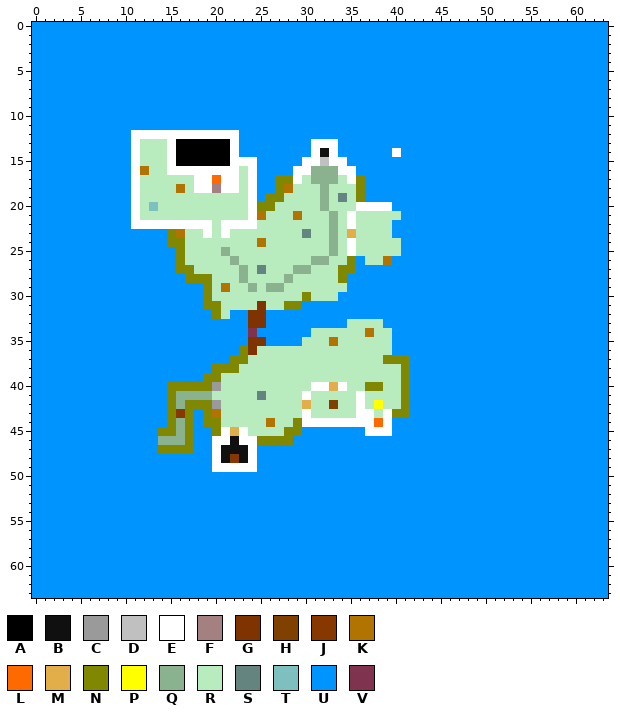
Two states of a pixel-art sprite, res/levels/island.png. The picture above is the old version.
The file is 64x64 pixels.
Palette (. is transparent): A #000000  B #101010  C #9a9a9a  D #c0c0c0  E #ffffff  F #a48080  G #7f3300  H #804000  J #873800  K #b27400  L #ff6a00  M #e1ae4a  N #7f8800  P #ffff00  Q #8bb28f  R #b8ecbe  S #648480  T #7ec0c0  U #0094ff  V #7f334e
The result:
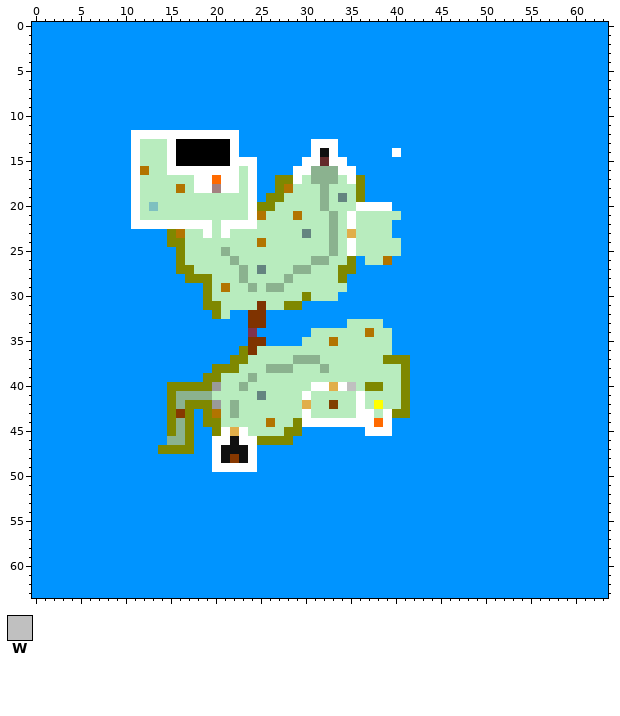
Colours new in this view: W #c0c0c0
The author wrote: Improving spinningDummy textures. Updating island terrain
What changed:
@@ palette @@
-D #c0c0c0
+D #632a2a
@@ x 12..37 @@
 36 UUUUUUUUUUUNGRRRRRRRRRRRRR
-37 UUUUUUUUUUNNRRRRRRRRRRRRRR
-38 UUUUUUUUNNNRRRRRRRRRRRRRRR
-39 UUUUUUUNNRRRRRRRRRRRRRRRRR
-40 UUUNNNNNCRRRRRRRRRREEMERRN
+37 UUUUUUUUUUNNRRRRRQQQRRRRRR
+38 UUUUUUUUNNNRRRQQQRRRQRRRRR
+39 UUUUUUUNNRRRQRRRRRRRRRRRRR
+40 UUUNNNNNCRRQRRRRRRREEMEWRN
 41 UUUNQQQQRRRRRSRRRRERRRRRER
-42 UUUNQNNNCRRRRRRRRRMRRHRRER
-43 UUUNJNUNKRRRRRRRRRERRRRREE
+42 UUUNQNNNCRQRRRRRRRMRRHRRER
+43 UUUNJNUNKRQRRRRRRRERRRRREE
 44 UUUNQNUNNRRRRRKRRNEEEEEEEE
-45 UUNNQNUUNEMERRRRNNUUUUUUUE
-46 UUQQQNUUEEBEENNNNUUUUUUUUU
+45 UUUNQNUUNEMERRRRNNUUUUUUUE
+46 UUUQQNUUEEBEENNNNUUUUUUUUU
 47 UUNNNNUUEBBBEUUUUUUUUUUUUU
Where, in picture pixels (left, top, right, bottom), the same in both pictures:
changed: (320, 157, 329, 166)
changed: (230, 355, 356, 418)
changed: (158, 427, 167, 445)
